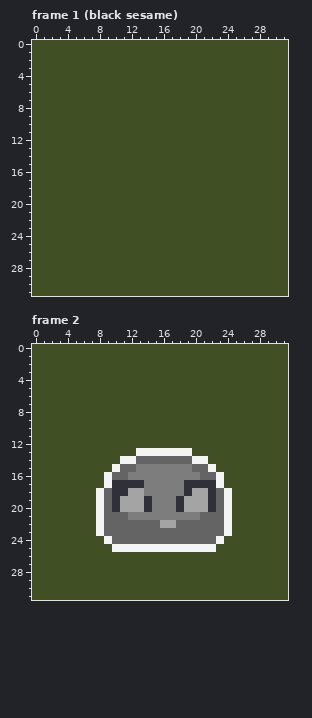
Pixel-art file, stored at Assets/Art/NPCs/bitter slimes.aseprite. That is the earlier state.
32x32 pixels, 5 frames. Colours within 5 levels of each other are drawn and written as one. Shown: frame 1 (black sesame), frame 2. The commit also changed other frames, which this record leaves out.
And afterwards:
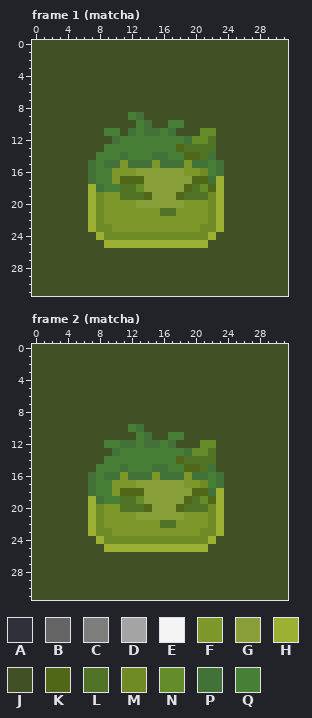
Palette (. is transparent): A #30303a  B #646464  C #7d7d7d  D #a4a4a4  E #f4f4f4  F #7e972b  G #889e38  H #9cb033  J #405024  K #516718  L #507325  M #6f8b26  N #648c29  P #437238  Q #477f36
Difference:
--- frame 1 (matcha)
@@ x 5..25 @@
  8 JJJJJJJJJJJJJJJJJJJJJ
- 9 JJJJJJJJJJJJJJJJJJJJJ
-10 JJJJJJJJJJJJJJJJJJJJJ
-11 JJJJJJJJJJJJJJJJJJJJJ
-12 JJJJJJJJJJJJJJJJJJJJJ
-13 JJJJJJJJJJJJJJJJJJJJJ
-14 JJJJJJJJJJJJJJJJJJJJJ
-15 JJJJJJJJJJJJJJJJJJJJJ
-16 JJJJJJJJJJJJJJJJJJJJJ
-17 JJJJJJJJJJJJJJJJJJJJJ
-18 JJJJJJJJJJJJJJJJJJJJJ
-19 JJJJJJJJJJJJJJJJJJJJJ
-20 JJJJJJJJJJJJJJJJJJJJJ
-21 JJJJJJJJJJJJJJJJJJJJJ
-22 JJJJJJJJJJJJJJJJJJJJJ
-23 JJJJJJJJJJJJJJJJJJJJJ
-24 JJJJJJJJJJJJJJJJJJJJJ
-25 JJJJJJJJJJJJJJJJJJJJJ
+ 9 JJJJJJJQPJJJJJJJJJJJJ
+10 JJJJJJJJQPJJQQJJJJJJJ
+11 JJJJQQJPQPPQPJJJNNJJJ
+12 JJJJJPQQQQQQQQPNNLJJJ
+13 JJJJQQQQQQQQQKLLLLJJJ
+14 JJJQQQPQQQPPQQKKLPJJJ
+15 JJPQPPFPPPFPPPFPPQPJJ
+16 JJPQQFFFGGGGGGFFMQPJJ
+17 JJPQQFKKKGGGGGGKKPHJJ
+18 JJHPQQLLNGGGGGKLNKHJJ
+19 JJHMFFLLLKGGGKLLLMHJJ
+20 JJHMFFFFGGGGGGFFFMHJJ
+21 JJHMFFFFFFFLLFFFFMHJJ
+22 JJHMFFFFFFFFFFFFFMHJJ
+23 JJHMMFFFFFFFFFFFMMHJJ
+24 JJJHMMMMMMMMMMMMMHJJJ
+25 JJJJHHHHHHHHHHHHHJJJJ
 26 JJJJJJJJJJJJJJJJJJJJJ
--- frame 2 (matcha)
@@ x 5..26 @@
  9 JJJJJJJJJJJJJJJJJJJJJJ
-10 JJJJJJJJJJJJJJJJJJJJJJ
-11 JJJJJJJJJJJJJJJJJJJJJJ
-12 JJJJJJJJJJJJJJJJJJJJJJ
-13 JJJJJJJJEEEEEEEJJJJJJJ
-14 JJJJJJEEBBBBBBBEEJJJJJ
-15 JJJJJEBBCCCCCCCBBEJJJJ
-16 JJJJEBBCCCCCCCCCBBEJJJ
-17 JJJJEAAAACCCCCAAAAEJJJ
-18 JJJEBAADDCCCCCADDABEJJ
-19 JJJEBADDDACCCADDDABEJJ
-20 JJJEBADDDACCCADDDABEJJ
-21 JJJEBBBCCCCCCCCCBBBEJJ
-22 JJJEBBBBBBBDDBBBBBBEJJ
-23 JJJEBBBBBBBBBBBBBBBEJJ
-24 JJJJEBBBBBBBBBBBBBEJJJ
-25 JJJJJEEEEEEEEEEEEEJJJJ
+10 JJJJJJJQPJJJJJJJJJJJJJ
+11 JJJJJJJJQPJJQQJJJJJJJJ
+12 JJJJQQPPQPPQPJJJNNJJJJ
+13 JJJJJPQQQQQQQQPNNLJJJJ
+14 JJJJQQQQQQQQQKLLLLJJJJ
+15 JJJQQQPQQQPPQQKKLPJJJJ
+16 JJPQPPFPPPFPPPFPPQPJJJ
+17 JJPQQFFFGGGGGGFFMQPJJJ
+18 JJPQQFKKKGGGGGGKKPHJJJ
+19 JJHPQQLLNGGGGGKLNKHJJJ
+20 JJHMFFLLLKGGGKLLLMHJJJ
+21 JJHMFFFFGGGGGGFFFMHJJJ
+22 JJHMFFFFFFFLLFFFFMHJJJ
+23 JJHMMFFFFFFFFFFFMMHJJJ
+24 JJJHMMMMMMMMMMMMMHJJJJ
+25 JJJJHHHHHHHHHHHHHJJJJJ
 26 JJJJJJJJJJJJJJJJJJJJJJ
Where, in picture pixels (left, top, right, bottom), the same in both pictures:
changed: (88, 112, 224, 248)
changed: (88, 424, 232, 552)
